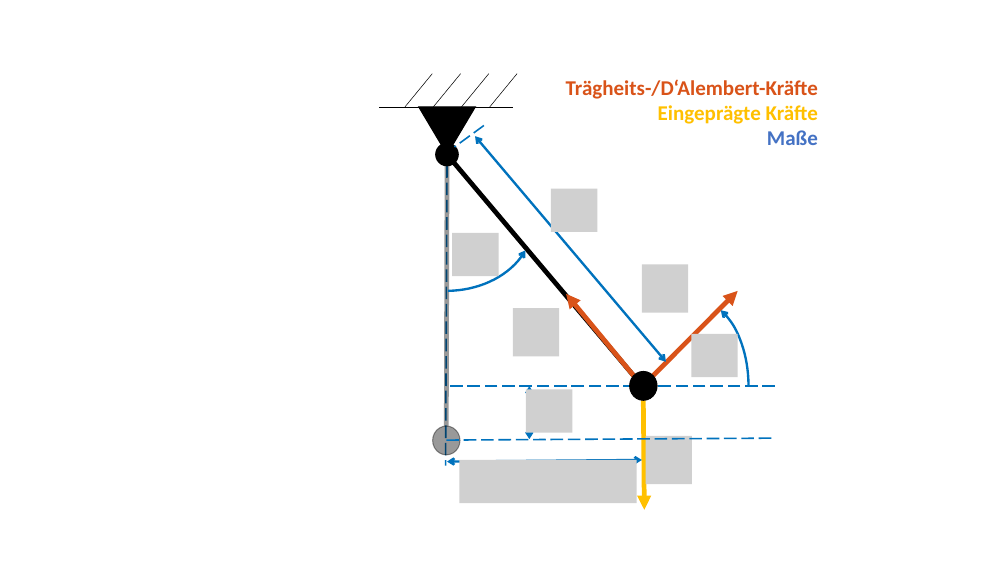
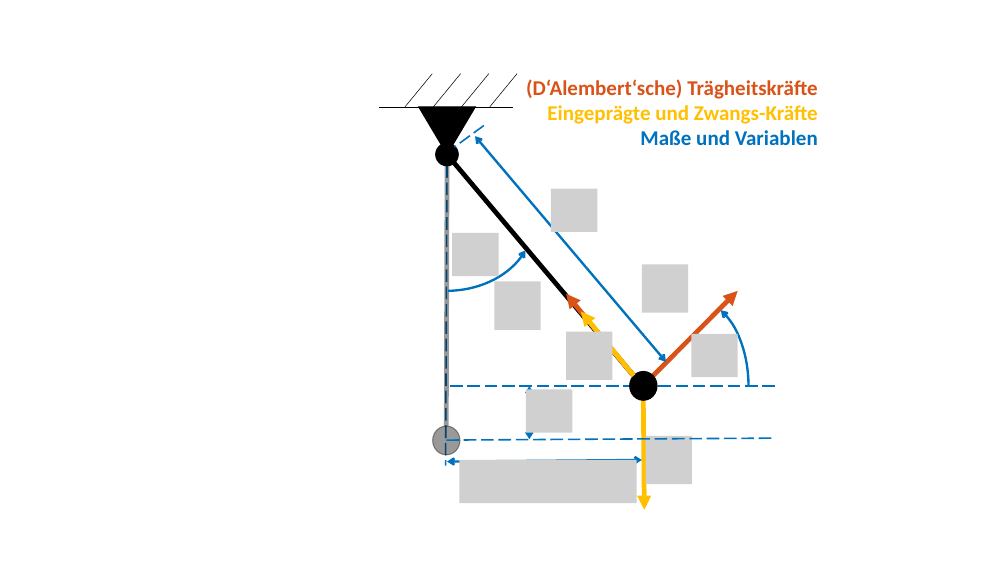
Before and after one commit to PhiSpel/Modellbildung-und-Simulation-1, a slide deck: slide 3 of content/08_schwingungen/images/pendulum.pptx. Drawn at 1008x567 pixels with LibreOffice and Linux fonts; fonts in the diff are those of the drawing; grey boxes stand for pictures. Boxes give left, top, right and bottom in pixels: in the first picture for what was removed or moved away, otherwise in the second. Text is boxed around its words. In the diff, an @@ line names an element or a change of style, - is before the commit and + after.

Commit message:
update pendulum.pptx and pendulum.png

```diff
--- a/content/08_schwingungen/images/pendulum.pptx
+++ b/content/08_schwingungen/images/pendulum.pptx
@@ text at (x1=526, y1=79, x2=818, y2=145): text changed @@
-Trägheits-/D‘Alembert-Kräfte
-Eingeprägte Kräfte
-Maße
+(D‘Alembert‘sche) Trägheitskräfte
+Eingeprägte und Zwangs-Kräfte
+Maße und Variablen
@@ picture added at (x1=495, y1=281, x2=541, y2=330) @@
@@ picture removed at (x1=513, y1=309, x2=559, y2=357) @@
@@ arrow added from (634, 376) to (581, 312), #FFC000 4.5 pt @@
@@ picture added at (x1=566, y1=332, x2=613, y2=380) @@
```
Also in this commit, not shown: 4 other files.
